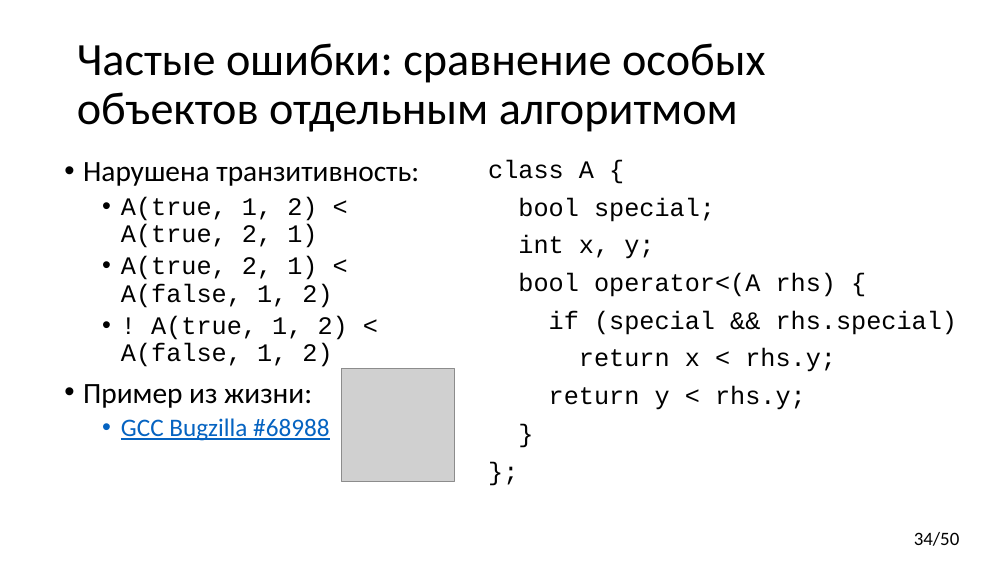
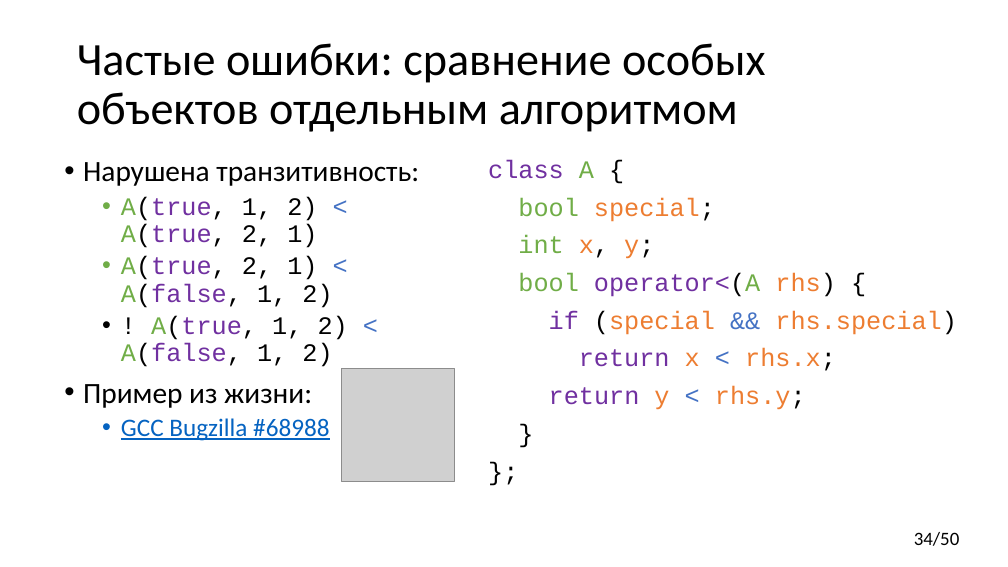
Before and after one commit to yugr/CppRussia, a slide deck: slide 34 of 2023/RU.pptx. Drawn at 1008x567 pixels with LibreOffice and Linux fonts; fonts in the diff are those of the drawing; grey boxes stand for pictures. Boxes give left, top, right and bottom in pixels: in the first picture for what was removed or moved away, otherwise in the second. Text is boxed around its words. In the diff, an @@ line names an element or a change of style, - is before the commit and + after.

Commit message:
Format code examples.

```diff
--- a/2023/RU.pptx
+++ b/2023/RU.pptx
@@ text at bbox=[488, 159, 956, 410]: text colour #000000 to #7030A0 in "class", "operator<(A", "if", "return"; text colour #000000 to #70AD47 in "A", "bool", "int", "bool operator<(A"; text colour #000000 to #ED7D31 in "special;", "x, y;", "rhs)", "(special rhs.special)" and 1 more places; text colour #000000 to #4472C4 in "&&", "<" @@
@@ text at bbox=[121, 196, 348, 367]: text colour #000000 to #70AD47, text colour #000000 to #7030A0 in "A(true, A(true,", "A(true, A(false,", "A(true, A(false,"; text colour #000000 to #4472C4 in "<", "<", "<" @@
@@ text at bbox=[579, 348, 836, 371]: text changed; text colour #000000 to #7030A0 @@
-return x < rhs.y;
+return x < rhs.x;
```
Also in this commit, not shown: 22 other slides changed.
